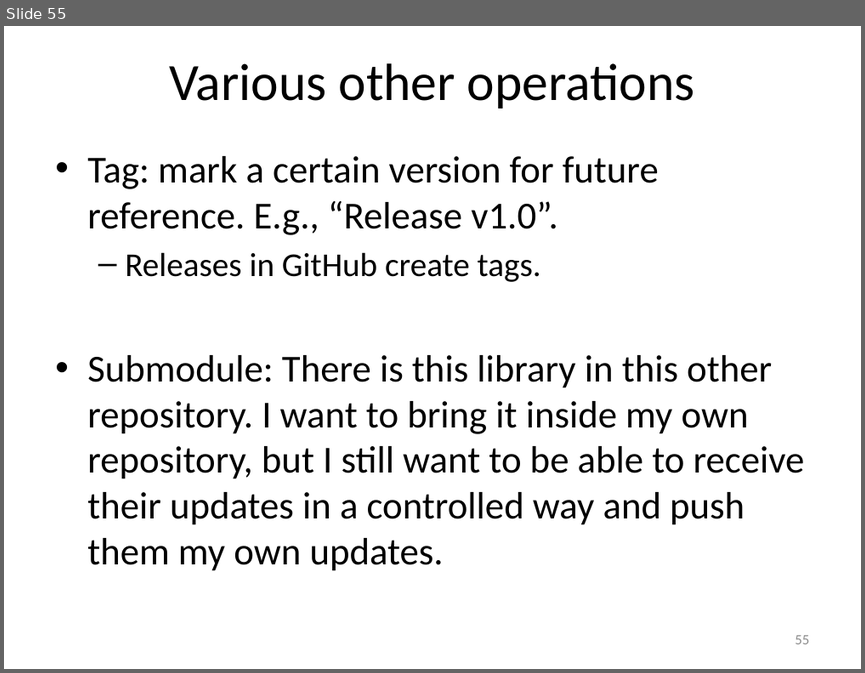
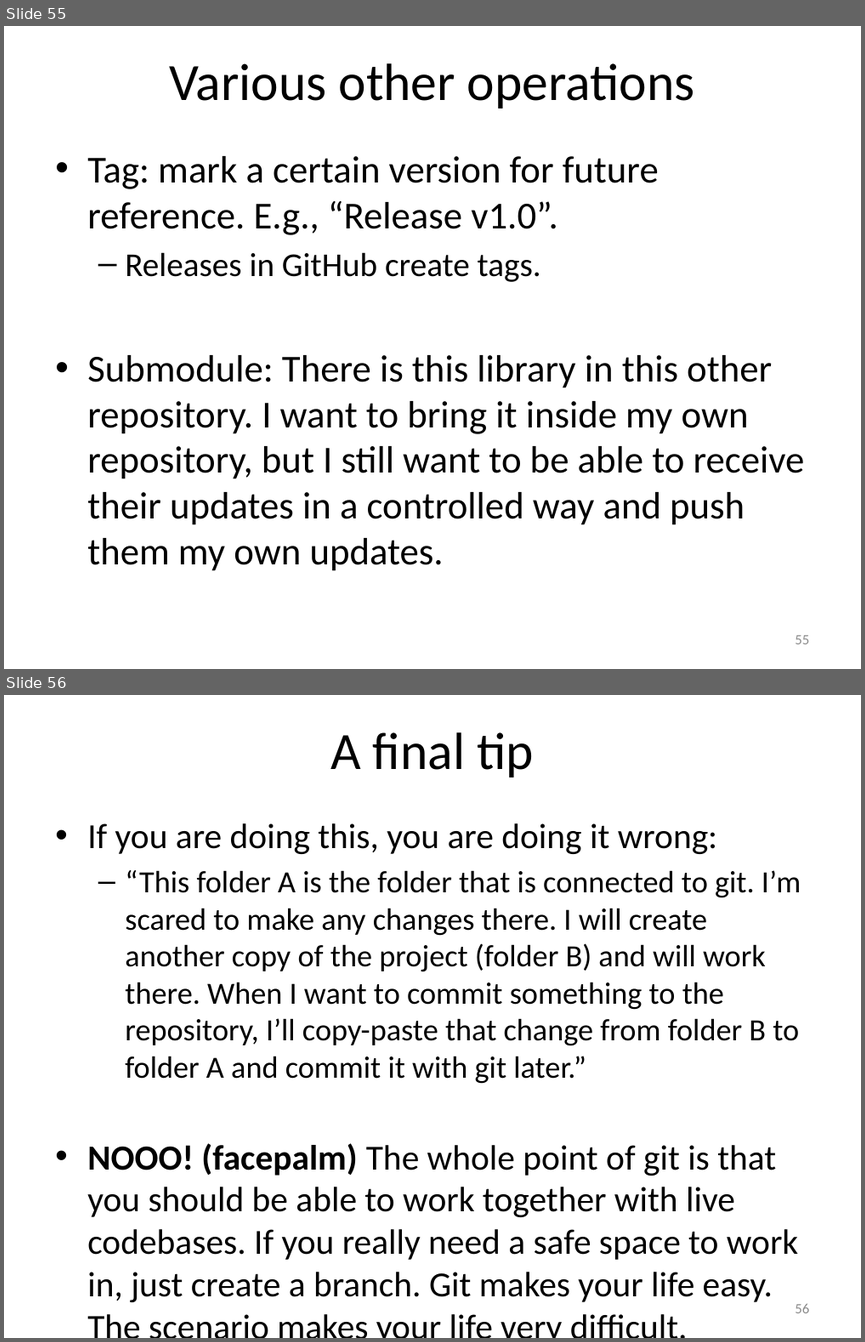
Before and after one commit to gazialankus/git-workshop-iue, a slide deck: Git Workshop.pptx. Shown one above the other, each under a label of ours: slide 55 before the commit, slides 55 and 56 after it. The pictures are 865x673 and 865x1342 pixels, drawn with LibreOffice and Linux fonts; fonts in the diff are those of the drawing. Boxes give left, top, right and bottom in pixels: in the first picture for what was removed or moved away, otherwise in the second. Text is boxed around its words. In the diff, an @@ line names an element or a change of style, - is before the commit and + after.

```diff
--- a/Git Workshop.pptx
+++ b/Git Workshop.pptx
@@ slide 56 added at (4, 695, 861, 1338), background #FFFFFF @@
@@ title added at (330, 732, 534, 777), 44 pt, text #000000 @@
+A final tip
@@ text added at (87, 823, 800, 1302), 25.9 pt, text #000000 @@
+• If you are doing this, you are doing it wrong:
+  – “This folder A is the folder that is connected to git. I’m scared to make any changes there. I will create another copy of the project (folder B) and will work there. When I want to commit something to the repository, I’ll copy-paste that change from folder B to folder A and commit it with git later.”
+• NOOO! (facepalm) The whole point of git is that you should be able to work together with live codebases. If you really need a safe space to work in, just create a branch. Git makes your life easy. The scenario makes your life very difficult.
@@ page number added at (794, 1304, 809, 1313), 12 pt, text #8C8C8C @@
+56
```
Also in this commit, not shown: 7 slides changed.
